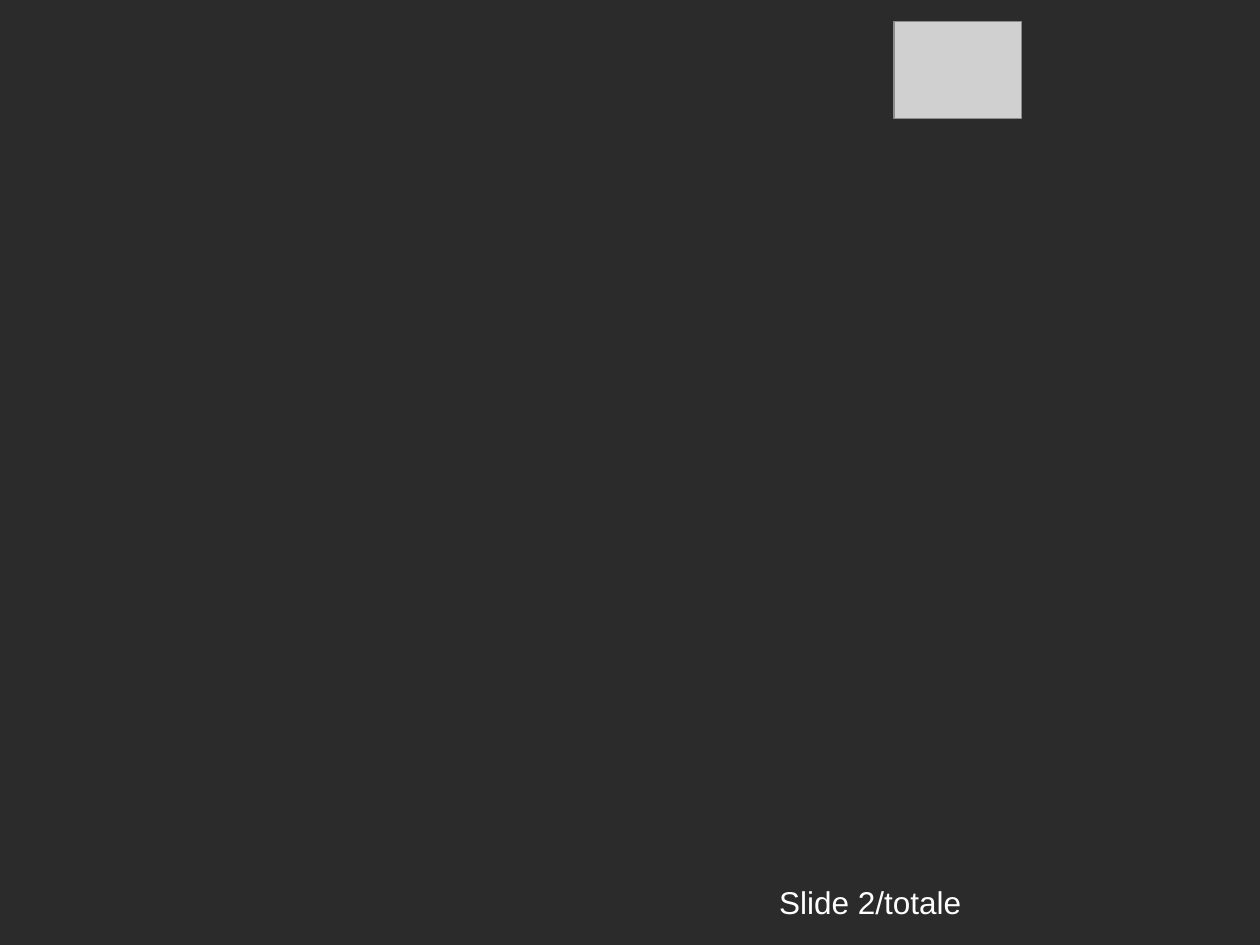
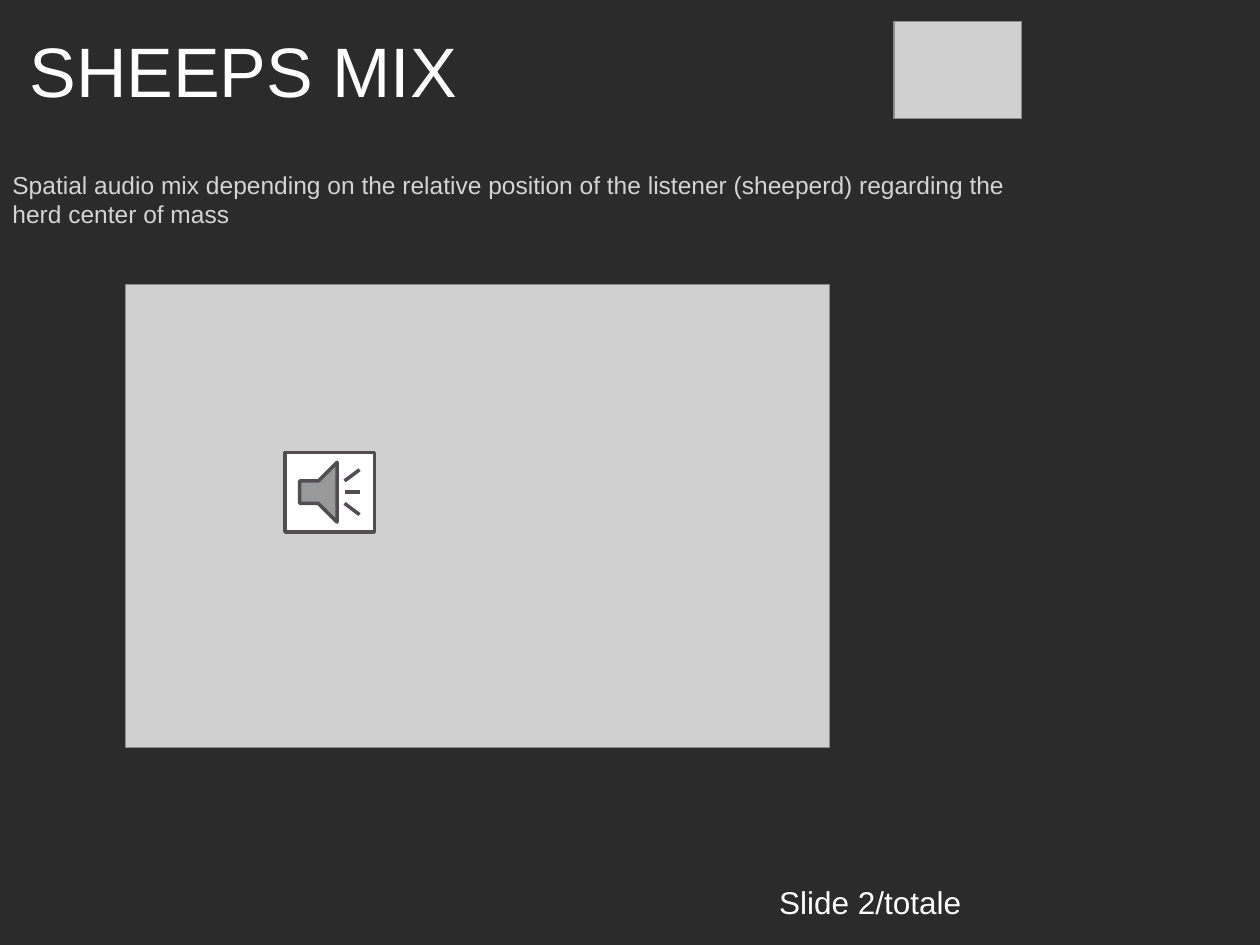
Before and after one commit to LorenzoCurcio/Progetto-ACTAM, a slide deck: slide 8 of Presentazione.pptx. Drawn at 1260x945 pixels with LibreOffice and Linux fonts; fonts in the diff are those of the drawing; grey boxes stand for pictures; background and template pictures are left out; a plain dark background stands for a picture behind light text. Boxes give left, top, right and bottom in pixels: in the first picture for what was removed or moved away, otherwise in the second. Text is boxed around its words. In the diff, an @@ line names an element or a change of style, - is before the commit and + after.

Commit message:
Update pptx

```diff
--- a/Presentazione.pptx
+++ b/Presentazione.pptx
@@ text added at (x1=29, y1=48, x2=456, y2=98), 40 pt, text #FFFFFF @@
+SHEEPS MIX
@@ text added at (x1=12, y1=176, x2=1004, y2=223), 14 pt, text #D4D4D4 @@
+Spatial audio mix depending on the relative position of the listener (sheeperd) regarding the herd center of mass
@@ picture added at (x1=126, y1=285, x2=830, y2=747) @@
@@ action button sound added at (x1=285, y1=452, x2=374, y2=532), fill #FFFFFF, outline #534D53 2 pt @@
```
